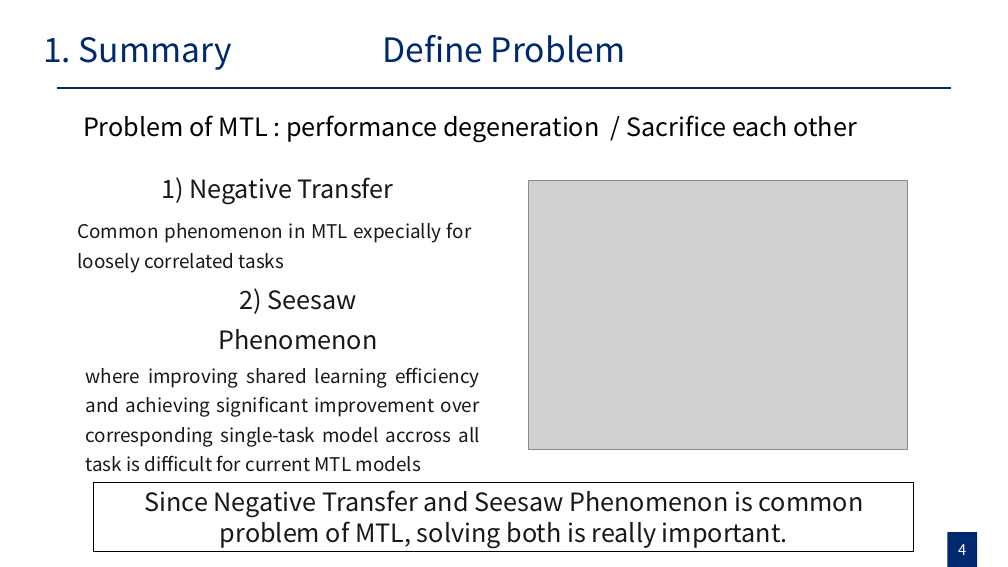
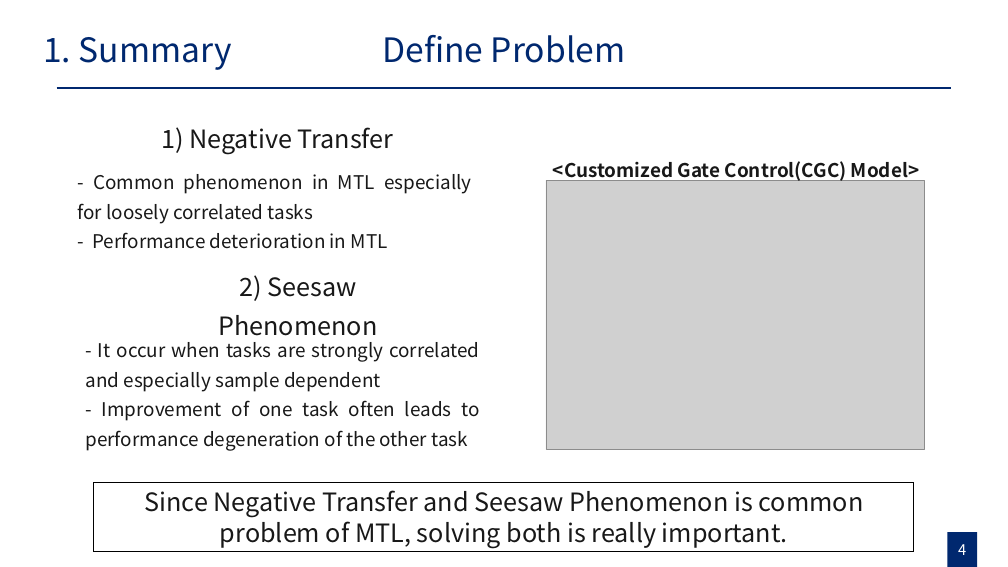
Before and after one commit to gusrn0505/TIL, a slide deck: slide 4 of [PPTPLUG]PP-151/RecSys 발표 자료 준비.pptx. Drawn at 1008x567 pixels with LibreOffice and Linux fonts; fonts in the diff are those of the drawing; grey boxes stand for pictures. Boxes give left, top, right and bottom in pixels: in the first picture for what was removed or moved away, otherwise in the second. Text is boxed around its words. In the diff, an @@ line names an element or a change of style, - is before the commit and + after.

```diff
--- a/[PPTPLUG]PP-151/RecSys 발표 자료 준비.pptx
+++ b/[PPTPLUG]PP-151/RecSys 발표 자료 준비.pptx
@@ text removed at [83, 115, 857, 143] @@
-    Problem of MTL : performance degeneration / Sacrifice each other
@@ text "1) Negative Transfer": place and size @@
-text "1) Negative Transfer" at [161, 177, 394, 205]
+text "1) Negative Transfer" at [161, 127, 394, 155]
@@ text at [77, 174, 472, 249]: text changed @@
-Common phenomenon in MTL expecially for loosely correlated tasks
+- Common phenomenon in MTL especially for loosely correlated tasks
+- Performance deterioration in MTL
@@ text added at [553, 161, 919, 182], 18 pt, text #181818, bold @@
+<Customized Gate Control(CGC) Model>
@@ picture: place and size @@
-picture at [529, 180, 907, 449]
+picture at [546, 180, 925, 449]
@@ text "2) Seesaw Phenomenon" rewrapped from [218, 288, 377, 350] to [218, 275, 377, 343] @@
@@ text at [85, 342, 479, 451]: text changed @@
-where improving shared learning efficiency and achieving significant improvement over corresponding single-task model accross all task is difficult for current MTL models
+- It occur when tasks are strongly correlated and especially sample dependent
+- Improvement of one task often leads to performance degeneration of the other task
```
Also in this commit, not shown: 11 other slides changed, 9 slides added, 16 slides removed.
